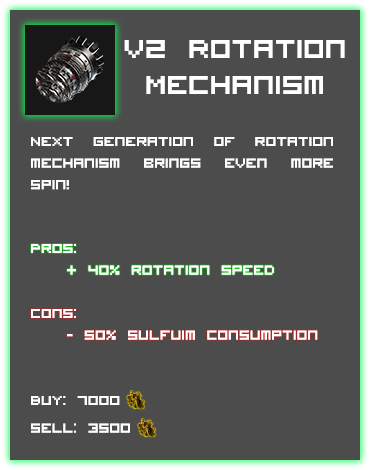
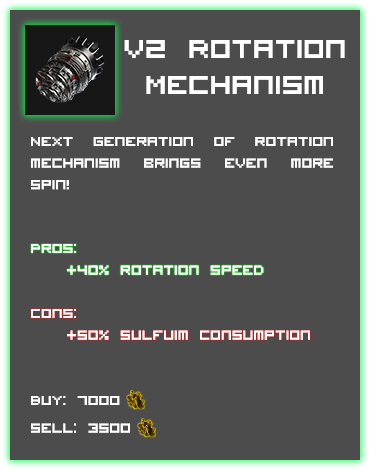
Layer changes from the first 370px x 470px image to the second:
renamed "Cons: - 50% sulfuim Consumption" to "Cons: +50% sulfuim Consumption", painted on it over [69, 329, 318, 340]
renamed "Pros: + 40% rotation speed" to "Pros: +40% rotation speed", painted on it over [76, 264, 274, 275]
